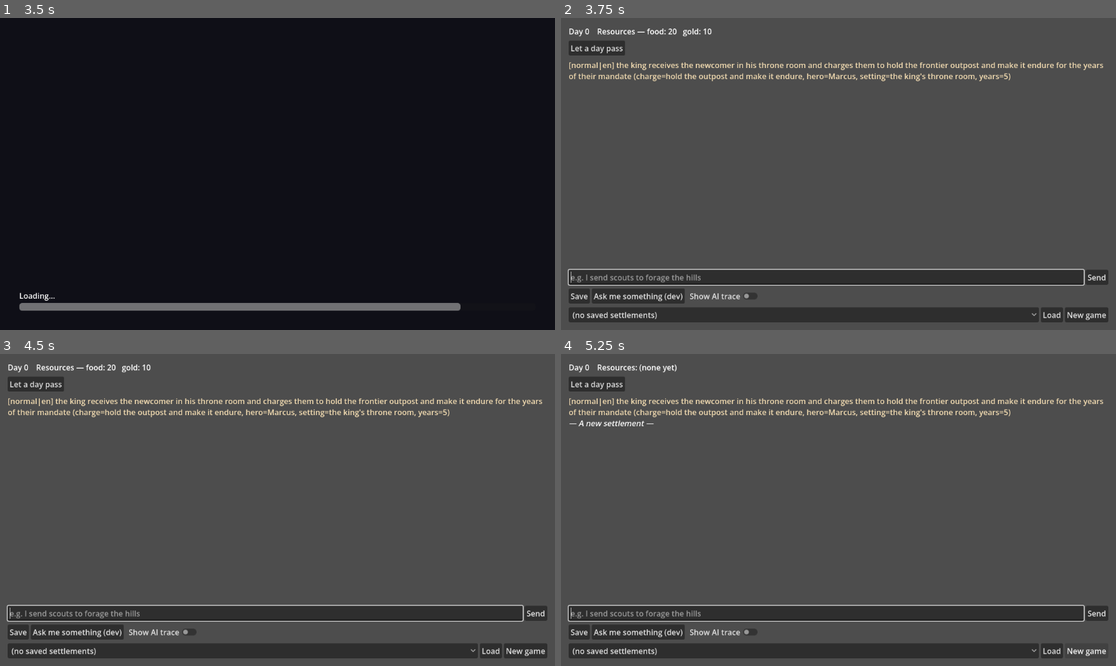
Above: before the commit, frames 1-4 (two rows, left to right).
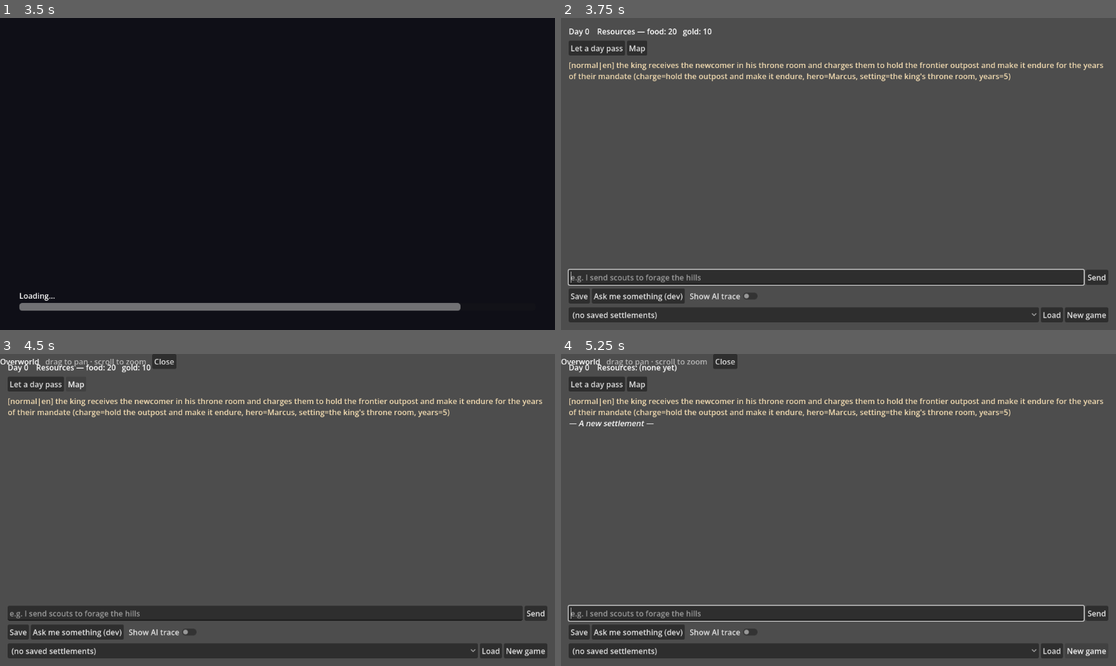
Above: after the commit, the same moments.

Repository: ThiagoVSouza/TheOutpostGodot
Game: Godot game, scene res://core/bootstrap/boot.tscn
Same seed, same stepped clock (60 frames per second), same inputs: the game is played once before the commit and once after it.
Inputs (mouse positions are in pixels of both pictures, inside the frame that each line leads up to):
- Up to frame 1 (3.5 s): tap Enter at 0.5 s; move the mouse to (399, 158) at 0.52 s; hold Shift 0.53-1.25 s; click (399, 158) at 0.67 s; tap Space at 1.25 s; drag from (166, 189) to (249, 236) at 1.27 s; click "New Game" at 2 s; click "Start" at 2.75 s
- Up to frame 2 (3.75 s): tap Enter at 3.5 s; move the mouse to (894, 105) at 3.52 s; tap Ctrl at 3.6 s; click (894, 105) at 3.67 s
- Up to frame 3 (4.5 s): click (77, 385) at 4.25 s, where only the run after the commit has a clickable "Map"
- Up to frame 4 (5.25 s): click "New game" at 5 s

Frame 1 is identical in both runs. In frame 2, 0.2% of the frame differs, in the area x 11-16%, y 7-13%; in frame 3, 1.1%, in the area x 0-95%, y 0-86%; in frame 4, 0.5%.

Commit message:
Overworld map: first-pass renderer ported from the legacy system
Brings the legacy Tauri overworld into Godot. The old renderer is a
corner-blending auto-tiler (mask atlases, biome priorities, tile
compositor, season tint); this first pass draws the base biome layer —
each cell's biome texture with the deterministic per-cell variant.

core/map/:
- MapVariation: the variation.ts hash ported byte-for-byte (32-bit imul
  emulation), locked to JS-generated reference vectors in tests.
- TerrainMap: decodes the terrain-set + map-layer JSON (from mapData.ts).
- OverworldMapView: a Control that culls to the view rect, fits, and
  supports drag-pan + wheel-zoom, drawing base biomes.

Assets copied to modules/base_game/assets/map/ (32 biome textures 256²,
the demo map + terrain JSON). base_game MapOverlay loads them and hosts
the view; the chat screen opens it as a child overlay (the ScreenRouter
is stateless, so routing away would drop the chat log) via a "Map"
button. 20 map tests, 311 green.

Deferred (blending polish over this base layer): corner-blend mask
overlays, whole-tile ground decorations, season tint; a routed map
screen once the router grows a stack; tying the map to gameplay.

Co-Authored-By: Claude Opus 4.8 <noreply@anthropic.com>

Diff:
--- /dev/null
+++ b/core/map/map_variation.gd
@@ -0,0 +1,44 @@
+class_name MapVariation
+extends RefCounted
+
+## Deterministic per-coordinate variation, ported byte-for-byte from the legacy renderer's
+## `variation.ts`. The same (seed, x, y, channel) always produces the same value, so a map renders
+## identically on every load without storing any per-cell data. The port must match exactly or a
+## map authored against the old renderer would pick different tile variants here.
+##
+## The reference is 32-bit unsigned integer math (`Math.imul`, `>>> 0`). GDScript ints are 64-bit
+## signed, so every step masks back to 32 bits and the multiply is done in 16-bit halves to avoid
+## overflowing 64 bits before the mask.
+
+const MASK32: int = 0xFFFFFFFF
+
+
+## 32-bit unsigned multiply keeping the low 32 bits, matching JS `Math.imul`. Splitting the left
+## operand into 16-bit halves keeps every intermediate product under 2^48, well inside int64.
+static func _imul(a: int, b: int) -> int:
+	a &= MASK32
+	b &= MASK32
+	var lo := (a & 0xFFFF) * b
+	var hi := ((a >> 16) & 0xFFFF) * b
+	return (lo + ((hi & 0xFFFF) << 16)) & MASK32
+
+
+## The mixing hash from `variation.ts` (a MurmurHash-style finalizer). Inputs are masked to 32 bits;
+## right shifts act as logical `>>>` because the running value is always kept non-negative.
+static func hash32(seed: int, x: int, y: int, channel: int) -> int:
+	var h := (seed ^ 0x9e3779b9) & MASK32
+	h = _imul(h ^ (x & MASK32), 0x85ebca6b)
+	h = (h ^ (h >> 13)) & MASK32
+	h = _imul(h ^ (y & MASK32), 0xc2b2ae35)
+	h = (h ^ (h >> 16)) & MASK32
+	h = _imul(h ^ (channel & MASK32), 0x27d4eb2f)
+	h = (h ^ (h >> 15)) & MASK32
+	return h
+
+
+## Pick one of `count` variants for a cell. A single variant (or none) is always index 0, so a biome
+## with one texture never calls the hash.
+static func pick_variant(seed: int, x: int, y: int, channel: int, count: int) -> int:
+	if count <= 1:
+		return 0
+	return hash32(seed, x, y, channel) % count
--- /dev/null
+++ b/core/map/overworld_map_view.gd
@@ -0,0 +1,124 @@
+class_name OverworldMapView
+extends Control
+
+## First-pass overworld renderer: draws each cell's base biome texture, picking the variant with the
+## ported [MapVariation] hash so the map looks identical to the legacy renderer's base layer. Only
+## the visible tile range is drawn each frame (culled to the view rect), the same window logic as
+## `mapRenderer.ts`. Supports fit-to-view, wheel zoom toward the cursor, and drag-to-pan.
+##
+## Deferred to match the old renderer fully: corner-blend mask overlays between biomes, whole-tile
+## ground decorations, and season tint. Those compose over this base layer.
+
+# Variation channel for the base biome texture is the biome's index in terrain-set order (matches
+# `biomeChannel` in mapRenderer.ts).
+var _map: TerrainMap
+var _textures: Dictionary = {}      # biome -> Array[Texture2D], in variant order
+var _channel: Dictionary = {}       # biome -> int (index in terrain order)
+
+var _zoom: float = 1.0
+var _origin: Vector2 = Vector2.ZERO # world-pixel coordinate drawn at the view's top-left
+var _dragging: bool = false
+
+const MIN_ZOOM := 0.05
+const MAX_ZOOM := 4.0
+const FALLBACK_COLORS := {
+	"grass": Color(0.36, 0.55, 0.24), "savanah": Color(0.68, 0.6, 0.28),
+	"swamp": Color(0.3, 0.38, 0.28), "tundra": Color(0.8, 0.84, 0.88),
+	"desert": Color(0.82, 0.72, 0.42), "sand": Color(0.88, 0.82, 0.6),
+	"ocean": Color(0.16, 0.32, 0.5),
+}
+
+
+func _ready() -> void:
+	clip_contents = true
+	mouse_filter = Control.MOUSE_FILTER_STOP
+	# Re-frame once the control gets its real size from layout (size is 0 during _ready).
+	resized.connect(fit)
+
+
+## Hand the view its decoded map and the loaded textures (biome -> Array[Texture2D]). Fits the whole
+## map into the current rect and redraws.
+func setup(map: TerrainMap, textures: Dictionary) -> void:
+	_map = map
+	_textures = textures
+	_channel.clear()
+	var names := map.biome_names()
+	for i in names.size():
+		_channel[String(names[i])] = i
+	fit()
+
+
+## Frame the whole map in the view, centred.
+func fit() -> void:
+	if _map == null:
+		return
+	var view := size
+	var world := Vector2(_map.width, _map.height) * _map.tile_size_px
+	if world.x <= 0.0 or world.y <= 0.0 or view.x <= 0.0 or view.y <= 0.0:
+		return
+	_zoom = clampf(minf(view.x / world.x, view.y / world.y), MIN_ZOOM, MAX_ZOOM)
+	# Centre: put the world's midpoint at the view's midpoint.
+	_origin = world * 0.5 - (view * 0.5) / _zoom
+	queue_redraw()
+
+
+func _draw() -> void:
+	if _map == null:
+		return
+	var tile := float(_map.tile_size_px)
+	# Visible tile window (same clamp as the TS renderer), plus a one-tile margin.
+	var first_x := maxi(0, int(floor(_origin.x / tile)))
+	var first_y := maxi(0, int(floor(_origin.y / tile)))
+	var last_x := mini(_map.width - 1, int(floor((_origin.x + size.x / _zoom) / tile)))
+	var last_y := mini(_map.height - 1, int(floor((_origin.y + size.y / _zoom) / tile)))
+
+	for y in range(first_y, last_y + 1):
+		for x in range(first_x, last_x + 1):
+			var biome := _map.biome_at(x, y)
+			# Snap corners to whole pixels so neighbouring tiles never leave a seam.
+			var left := roundf((x * tile - _origin.x) * _zoom)
+			var top := roundf((y * tile - _origin.y) * _zoom)
+			var right := roundf(((x + 1) * tile - _origin.x) * _zoom)
+			var bottom := roundf(((y + 1) * tile - _origin.y) * _zoom)
+			var rect := Rect2(left, top, right - left, bottom - top)
+			var tex := _texture_for(biome, x, y)
+			if tex != null:
+				draw_texture_rect(tex, rect, false)
+			else:
+				draw_rect(rect, FALLBACK_COLORS.get(biome, Color(0.5, 0.5, 0.5)))
+
+
+func _texture_for(biome: String, x: int, y: int) -> Texture2D:
+	var variants: Array = _textures.get(biome, [])
+	if variants.is_empty():
+		return null
+	var channel := int(_channel.get(biome, 0))
+	var index := MapVariation.pick_variant(_map.seed, x, y, channel, variants.size())
+	return variants[index] as Texture2D
+
+
+func _gui_input(event: InputEvent) -> void:
+	if event is InputEventMouseButton:
+		var mb := event as InputEventMouseButton
+		match mb.button_index:
+			MOUSE_BUTTON_WHEEL_UP:
+				if mb.pressed:
+					_zoom_at(mb.position, 1.1)
+			MOUSE_BUTTON_WHEEL_DOWN:
+				if mb.pressed:
+					_zoom_at(mb.position, 1.0 / 1.1)
+			MOUSE_BUTTON_LEFT:
+				_dragging = mb.pressed
+	elif event is InputEventMouseMotion and _dragging:
+		# Drag moves the world under the cursor: shift the origin opposite to the motion.
+		_origin -= (event as InputEventMouseMotion).relative / _zoom
+		queue_redraw()
+
+
+## Zoom toward a screen point so the world under the cursor stays put.
+func _zoom_at(screen_point: Vector2, factor: float) -> void:
+	var before := _origin + screen_point / _zoom
+	_zoom = clampf(_zoom * factor, MIN_ZOOM, MAX_ZOOM)
+	var after := _origin + screen_point / _zoom
+	_origin += before - after
+	queue_redraw()
--- /dev/null
+++ b/core/map/terrain_map.gd
@@ -0,0 +1,121 @@
+class_name TerrainMap
+extends RefCounted
+
+## A decoded overworld map: the terrain set (biomes → texture variants, priorities, tile size) and
+## the map layer (a palette + an ASCII-grid of cells) from the legacy content JSON, ported from
+## `mapData.ts`. Pure data — no rendering, no file IO of its own beyond the `from_files` helper — so
+## it is testable without a SceneTree. Code here assumes the JSON is well-formed content; it raises a
+## clear error on the shape mistakes the old parser caught (row width, unknown palette char).
+##
+## Only the first layer is read (the legacy maps are single-layer). Corner-blend masks, decorations
+## and seasons from the terrain set are not decoded yet — the first-pass renderer draws base biomes.
+
+var id: String
+var width: int
+var height: int
+var seed: int
+var tile_size_px: int
+var tile_world_meters: float
+
+# biome name -> { "priority": int, "textures": PackedStringArray }
+var _biomes: Dictionary = {}
+# the decoded layer: a palette char -> biome name, plus the raw rows
+var _palette: Dictionary = {}
+var _rows: PackedStringArray = PackedStringArray()
+
+
+## Build from already-parsed JSON dictionaries (the map and its terrain set). Kept separate from file
+## loading so tests can hand it literals.
+static func from_data(map_data: Dictionary, terrain_data: Dictionary) -> TerrainMap:
+	var m := TerrainMap.new()
+	m._decode(map_data, terrain_data)
+	return m
+
+
+## Load and parse the two JSON files (res:// paths). Returns null and logs on any IO/parse failure so
+## a caller can fall back rather than crash the screen.
+static func from_files(map_path: String, terrain_path: String) -> TerrainMap:
+	var map_data: Variant = _read_json(map_path)
+	var terrain_data: Variant = _read_json(terrain_path)
+	if not (map_data is Dictionary) or not (terrain_data is Dictionary):
+		return null
+	return TerrainMap.from_data(map_data as Dictionary, terrain_data as Dictionary)
+
+
+static func _read_json(path: String) -> Variant:
+	if not FileAccess.file_exists(path):
+		push_error("TerrainMap: no such file '%s'" % path)
+		return null
+	var text := FileAccess.get_file_as_string(path)
+	var parsed: Variant = JSON.parse_string(text)
+	if parsed == null:
+		push_error("TerrainMap: could not parse JSON '%s'" % path)
+	return parsed
+
+
+func _decode(map_data: Dictionary, terrain_data: Dictionary) -> void:
+	id = String(map_data.get("id", ""))
+	width = int(map_data.get("width", 0))
+	height = int(map_data.get("height", 0))
+	# JSON numbers may parse as float; seed is an integer channel input.
+	seed = int(map_data.get("seed", 0))
+	tile_size_px = int(terrain_data.get("tileSizePx", 128))
+	tile_world_meters = float(map_data.get("tileWorldMeters", 0.0))
+
+	for biome: Variant in terrain_data.get("biomes", []):
+		var b := biome as Dictionary
+		var textures := PackedStringArray()
+		for t: Variant in b.get("textures", []):
+			textures.append(String(t))
+		_biomes[String(b.get("name", ""))] = {
+			"priority": int(b.get("priority", 0)),
+			"textures": textures,
+		}
+
+	var layers: Array = map_data.get("layers", [])
+	assert(not layers.is_empty(), "map '%s' has no terrain layer" % id)
+	var layer := layers[0] as Dictionary
+	var palette: Dictionary = layer.get("palette", {})
+	for char_key: Variant in palette:
+		_palette[String(char_key)] = String(palette[char_key])
+	for row: Variant in layer.get("cells", []):
+		_rows.append(String(row))
+
+	_validate()
+
+
+func _validate() -> void:
+	assert(_rows.size() == height,
+		"map '%s' has %d rows but height %d" % [id, _rows.size(), height])
+	for y in _rows.size():
+		var row := _rows[y]
+		assert(row.length() == width,
+			"map '%s' row %d width %d != map width %d" % [id, y, row.length(), width])
+		for x in row.length():
+			assert(_palette.has(row[x]),
+				"map '%s' cell (%d,%d) uses '%s', missing from the palette" % [id, x, y, row[x]])
+
+
+## The biome name at a cell. Out-of-range raises — a renderer clamps to the visible range first.
+func biome_at(x: int, y: int) -> String:
+	assert(x >= 0 and x < width and y >= 0 and y < height,
+		"cell (%d,%d) is outside the %dx%d grid" % [x, y, width, height])
+	return String(_palette[_rows[y][x]])
+
+
+func biome_names() -> Array:
+	return _biomes.keys()
+
+
+func priority_of(biome: String) -> int:
+	return int((_biomes.get(biome, {}) as Dictionary).get("priority", 0))
+
+
+## The texture variant paths for a biome (relative to the content base dir), in author order — index
+## order is what [MapVariation.pick_variant] selects into.
+func textures_for(biome: String) -> PackedStringArray:
+	return (_biomes.get(biome, {}) as Dictionary).get("textures", PackedStringArray())
+
+
+func variant_count(biome: String) -> int:
+	return textures_for(biome).size()
--- /dev/null
+++ b/modules/base_game/assets/map/overworld_demo.json
@@ -0,0 +1,54 @@
+{
+  "id": "overworld-demo",
+  "name": "Overworld Demo",
+  "terrainSet": "overworld",
+  "width": 40,
+  "height": 28,
+  "tileWorldMeters": 20,
+  "seed": 1311768467,
+  "layers": [
+    {
+      "id": "terrain",
+      "type": "terrain",
+      "palette": {
+        "g": "grass",
+        "v": "savanah",
+        "w": "swamp",
+        "t": "tundra",
+        "d": "desert",
+        "s": "sand",
+        "o": "ocean"
+      },
+      "cells": [
+        "oooooooooooooooooooooooooooooooooooooooo",
+        "oooooooooooooooooooooooooooooooooooooooo",
+        "oooooooooooooooooooooooooooooooooooooooo",
+        "oooggggggggggggggggggooooooooooooooooooo",
+        "oooggggggggggggggggggooottttttddddddoooo",
+        "oooggggggggggggggggggooottttttddddddoooo",
+        "ooogggvvvvvvvggggggggooottttttddddddoooo",
+        "ooogggvvvvvvvggggggggooottttttddddddoooo",
+        "ooogggvvvvvvvggggggggooottdtttddddddoooo",
+        "ooogggvvvgvvvggggggggooottttttddddddoooo",
+        "ooogggvvvvvvvggggggggooottttttddddddoooo",
+        "ooogggvvvvvvvggggggggooottttttddddddoooo",
+        "ooogggvvvvvvvgggggggssssstttttddddddoooo",
+        "ooogggggggggggggggggsssssdddddddddddoooo",
+        "oooggggggwwwwwwwwggggoooddddddddddddoooo",
+        "oooggggggwwwwwwwwggggoooddddddddddddoooo",
+        "oooggggggwwwgwwwwggggoooddddddddddddoooo",
+        "oooggggggwwwwwwwwggggoooddddddddddddoooo",
+        "oooggggggwwwwwwwwggggoooddddddddddddoooo",
+        "oooggggggwwwwwwwwggggoooddddddddddddoooo",
+        "oooggggggggggggggggggoooddddddddddddoooo",
+        "oooggggggggggggggggggooooooooooooooooooo",
+        "oooggggggggggggggggggooooooooooooooooooo",
+        "ooooooooooooooooooooogoooooooooooooooooo",
+        "oooooooooooooooooooooogooooooooooooooooo",
+        "oooooooooooooooooooooooooooooooooooooooo",
+        "oooooooooooooooooooooooooooooooooooooooo",
+        "oooooooooooooooooooooooooooooooooooooooo"
+      ]
+    }
+  ]
+}
--- /dev/null
+++ b/modules/base_game/assets/map/overworld_terrain.json
@@ -0,0 +1,25 @@
+{
+  "id": "overworld",
+  "tileSizePx": 128,
+  "biomes": [
+    {
+      "name": "grass",
+      "priority": 1,
+      "textures": ["assets/map/grass_01.png", "assets/map/grass_02.png", "assets/map/grass_03.png", "assets/map/grass_04.png"]
+    },
+    { "name": "savanah", "priority": 2, "textures": ["assets/map/savanah_01.png", "assets/map/savanah_02.png", "assets/map/savanah_03.png", "assets/map/savanah_04.png"] },
+    { "name": "swamp", "priority": 3, "textures": ["assets/map/swamp_01.png", "assets/map/swamp_02.png", "assets/map/swamp_03.png", "assets/map/swamp_04.png"] },
+    { "name": "tundra", "priority": 4, "textures": ["assets/map/tundra_01.png", "assets/map/tundra_02.png", "assets/map/tundra_03.png", "assets/map/tundra_04.png"] },
+    { "name": "desert", "priority": 5, "textures": ["assets/map/desert_01.png", "assets/map/desert_02.png", "assets/map/desert_03.png", "assets/map/desert_04.png"] },
+    { "name": "sand", "priority": 6, "textures": ["assets/map/sand_01.png", "assets/map/sand_02.png", "assets/map/sand_03.png", "assets/map/sand_04.png"] },
+    {
+      "name": "ocean",
+      "priority": 7,
+      "textures": ["assets/map/ocean_01.png", "assets/map/ocean_02.png", "assets/map/ocean_03.png", "assets/map/ocean_04.png"],
+      "decorations": [
+        { "name": "beach", "atlases": ["assets/map/beach_layer1.png"] }
+      ]
+    }
+  ],
+  "mask": { "atlases": ["assets/map/general_mask1.png"] }
+}
--- a/modules/base_game/screens/chat_screen.gd
+++ b/modules/base_game/screens/chat_screen.gd
@@ -8,6 +8,8 @@
 ## Also reflects resource changes and (for development) exposes the AI trace and a
 ## button to advance the calendar so the month-end workflow can be observed.
 ## The UI is built in code to keep the scene file trivial.
+
+const MapOverlay := preload("res://modules/base_game/screens/map_overlay.gd")
 
 var _source: AiInputSource
 var _day_label: Label
@@ -115,6 +117,10 @@
 	pass_day.text = "Let a day pass"
 	pass_day.pressed.connect(_on_pass_day)
 	time_row.add_child(pass_day)
+	var map_button := Button.new()
+	map_button.text = "Map"
+	map_button.pressed.connect(_on_open_map)
+	time_row.add_child(map_button)
 
 	_log_label = RichTextLabel.new()
 	_log_label.bbcode_enabled = true
@@ -367,6 +373,16 @@
 ## its own subscription — a due plot ticks in the background and surfaces as a chronicle line via
 ## `workflow_emit`, so no awaiting is needed here. Blocked while a turn or question is in flight,
 ## for the same reason input is: the world must not move under an unresolved action.
+## Open the overworld map over the running game (a child overlay, not a route — see MapOverlay).
+## No-op if it is already open.
+func _on_open_map() -> void:
+	if has_node("MapOverlay"):
+		return
+	var overlay := MapOverlay.new()
+	overlay.name = "MapOverlay"
+	add_child(overlay)
+
+
 func _on_pass_day() -> void:
 	if Kernel.ai_orchestrator.is_busy() or not _pending_instance.is_empty():
 		return
--- /dev/null
+++ b/modules/base_game/screens/map_overlay.gd
@@ -0,0 +1,71 @@
+extends Control
+
+## A full-screen overlay that renders the overworld map in-game (M7 first pass). Toggled from the
+## chat screen rather than routed to, because the [ScreenRouter] is stateless — leaving the chat
+## screen would discard its conversation log. As a child overlay the map opens over the running game
+## and closes back to it untouched.
+##
+## Owns the content paths (the map lives in base_game): it loads the decoded [TerrainMap] and the
+## biome textures, then hands both to the reusable [OverworldMapView].
+
+const MAP_JSON := "res://modules/base_game/assets/map/overworld_demo.json"
+const TERRAIN_JSON := "res://modules/base_game/assets/map/overworld_terrain.json"
+# The content base the terrain set's relative texture paths ("assets/map/…") resolve against.
+const CONTENT_BASE := "res://modules/base_game/"
+
+
+func _ready() -> void:
+	set_anchors_preset(Control.PRESET_FULL_RECT)
+	# Dim the game behind the map and swallow clicks so they do not fall through to the chat UI.
+	var dim := ColorRect.new()
+	dim.set_anchors_preset(Control.PRESET_FULL_RECT)
+	dim.color = Color(0, 0, 0, 0.75)
+	dim.mouse_filter = Control.MOUSE_FILTER_STOP
+	add_child(dim)
+
+	var vbox := VBoxContainer.new()
+	vbox.set_anchors_preset(Control.PRESET_FULL_RECT)
+	vbox.add_theme_constant_override("separation", 0)
+	add_child(vbox)
+
+	var header := HBoxContainer.new()
+	header.add_theme_constant_override("separation", 12)
+	vbox.add_child(header)
+	var title := Label.new()
+	title.text = "Overworld"
+	title.size_flags_horizontal = Control.SIZE_EXPAND_FILL
+	for side in ["left", "top", "right", "bottom"]:
+		title.add_theme_constant_override("margin_" + side, 8)
+	header.add_child(title)
+	var hint := Label.new()
+	hint.text = "drag to pan · scroll to zoom"
+	hint.modulate = Color(1, 1, 1, 0.6)
+	header.add_child(hint)
+	var close := Button.new()
+	close.text = "Close"
+	close.pressed.connect(queue_free)
+	header.add_child(close)
+
+	var view := OverworldMapView.new()
+	view.size_flags_vertical = Control.SIZE_EXPAND_FILL
+	view.size_flags_horizontal = Control.SIZE_EXPAND_FILL
+	vbox.add_child(view)
+
+	var map := TerrainMap.from_files(MAP_JSON, TERRAIN_JSON)
+	if map == null:
+		title.text = "Overworld — map failed to load (see log)"
+		return
+	view.setup(map, _load_textures(map))
+
+
+## biome -> Array[Texture2D] in variant order, resolving the terrain set's relative paths.
+func _load_textures(map: TerrainMap) -> Dictionary:
+	var textures: Dictionary = {}
+	for biome: Variant in map.biome_names():
+		var variants: Array = []
+		for rel: String in map.textures_for(String(biome)):
+			var tex: Variant = load(CONTENT_BASE + rel)
+			if tex is Texture2D:
+				variants.append(tex)
+		textures[String(biome)] = variants
+	return textures
--- /dev/null
+++ b/tests/unit/test_map_variation.gd
@@ -0,0 +1,35 @@
+extends GutTest
+
+## The variant hash ported from the legacy `variation.ts` must match it exactly, or a map authored
+## against the old renderer picks different tiles here. The expected values below were generated by
+## running the original JS `hash32` with the demo map's seed.
+
+const SEED := 1311768467
+
+
+func test_hash32_matches_the_reference_vectors() -> void:
+	assert_eq(MapVariation.hash32(SEED, 0, 0, 0), 1107709302)
+	assert_eq(MapVariation.hash32(SEED, 3, 4, 0), 3226071954)
+	assert_eq(MapVariation.hash32(SEED, 10, 7, 1), 3455381140)
+	assert_eq(MapVariation.hash32(SEED, 39, 27, 6), 1822162484)
+	assert_eq(MapVariation.hash32(SEED, 5, 12, 2048), 936880704)
+
+
+func test_pick_variant_is_the_hash_modulo_count() -> void:
+	# The same vectors reduced mod 4 (the biome variant count).
+	assert_eq(MapVariation.pick_variant(SEED, 0, 0, 0, 4), 2)
+	assert_eq(MapVariation.pick_variant(SEED, 3, 4, 0, 4), 2)
+	assert_eq(MapVariation.pick_variant(SEED, 10, 7, 1, 4), 0)
+
+
+func test_a_single_or_zero_variant_is_always_index_zero() -> void:
+	assert_eq(MapVariation.pick_variant(SEED, 7, 9, 0, 1), 0, "one variant never hashes")
+	assert_eq(MapVariation.pick_variant(SEED, 7, 9, 0, 0), 0, "no variants is a safe 0")
+
+
+func test_it_is_deterministic_and_in_range() -> void:
+	for x in range(0, 40):
+		for y in range(0, 28):
+			var v := MapVariation.pick_variant(SEED, x, y, 0, 4)
+			assert_true(v >= 0 and v < 4, "variant stays in [0,4)")
+			assert_eq(v, MapVariation.pick_variant(SEED, x, y, 0, 4), "same inputs, same pick")
--- /dev/null
+++ b/tests/unit/test_terrain_map.gd
@@ -0,0 +1,55 @@
+extends GutTest
+
+## Decoding the overworld content JSON (ported from mapData.ts): the terrain set's biomes and the
+## map layer's palette + ASCII cell grid.
+
+const MAP_JSON := "res://modules/base_game/assets/map/overworld_demo.json"
+const TERRAIN_JSON := "res://modules/base_game/assets/map/overworld_terrain.json"
+
+
+func test_it_decodes_the_demo_map_dimensions_and_seed() -> void:
+	var map := TerrainMap.from_files(MAP_JSON, TERRAIN_JSON)
+	assert_not_null(map, "the demo files load")
+	assert_eq(map.width, 40)
+	assert_eq(map.height, 28)
+	assert_eq(map.seed, 1311768467)
+	assert_eq(map.tile_size_px, 128)
+
+
+func test_biome_at_resolves_the_palette() -> void:
+	var map := TerrainMap.from_files(MAP_JSON, TERRAIN_JSON)
+	# Row 0 is all ocean; row 3 opens with ocean then grass (see overworld_demo.json).
+	assert_eq(map.biome_at(0, 0), "ocean")
+	assert_eq(map.biome_at(3, 3), "grass")
+
+
+func test_it_reads_biome_priorities_and_variants() -> void:
+	var map := TerrainMap.from_files(MAP_JSON, TERRAIN_JSON)
+	assert_eq(map.priority_of("grass"), 1)
+	assert_eq(map.priority_of("ocean"), 7)
+	assert_eq(map.variant_count("grass"), 4, "four grass textures")
+	assert_true(String(map.textures_for("grass")[0]).ends_with("grass_01.png"))
+
+
+func test_biome_channel_order_matches_terrain_order() -> void:
+	# The base variation channel is the biome's index in terrain-set order; grass is first.
+	var map := TerrainMap.from_files(MAP_JSON, TERRAIN_JSON)
+	assert_eq(String(map.biome_names()[0]), "grass")
+
+
+func test_from_data_decodes_literals_and_maps_cells() -> void:
+	var map := TerrainMap.from_data(
+		{
+			"id": "tiny", "width": 2, "height": 2, "seed": 7, "tileWorldMeters": 20,
+			"layers": [{"palette": {"g": "grass", "o": "ocean"}, "cells": ["go", "og"]}],
+		},
+		{"tileSizePx": 64, "biomes": [
+			{"name": "grass", "priority": 1, "textures": ["a.png", "b.png"]},
+			{"name": "ocean", "priority": 7, "textures": ["c.png"]},
+		]})
+	assert_eq(map.tile_size_px, 64)
+	assert_eq(map.biome_at(0, 0), "grass")
+	assert_eq(map.biome_at(1, 0), "ocean")
+	assert_eq(map.biome_at(0, 1), "ocean")
+	assert_eq(map.variant_count("grass"), 2)
+	assert_eq(map.variant_count("ocean"), 1)
Not shown, added: core/map/map_variation.gd.uid
Not shown, added: core/map/overworld_map_view.gd.uid
Not shown, added: core/map/terrain_map.gd.uid
Binary file added: modules/base_game/assets/map/beach_layer1.png
Not shown, added: modules/base_game/assets/map/beach_layer1.png.import
Binary file added: modules/base_game/assets/map/desert_01.png
Not shown, added: modules/base_game/assets/map/desert_01.png.import
Binary file added: modules/base_game/assets/map/desert_02.png
Not shown, added: modules/base_game/assets/map/desert_02.png.import
Binary file added: modules/base_game/assets/map/desert_03.png
Not shown, added: modules/base_game/assets/map/desert_03.png.import
Binary file added: modules/base_game/assets/map/desert_04.png
(and 59 more such lines)
